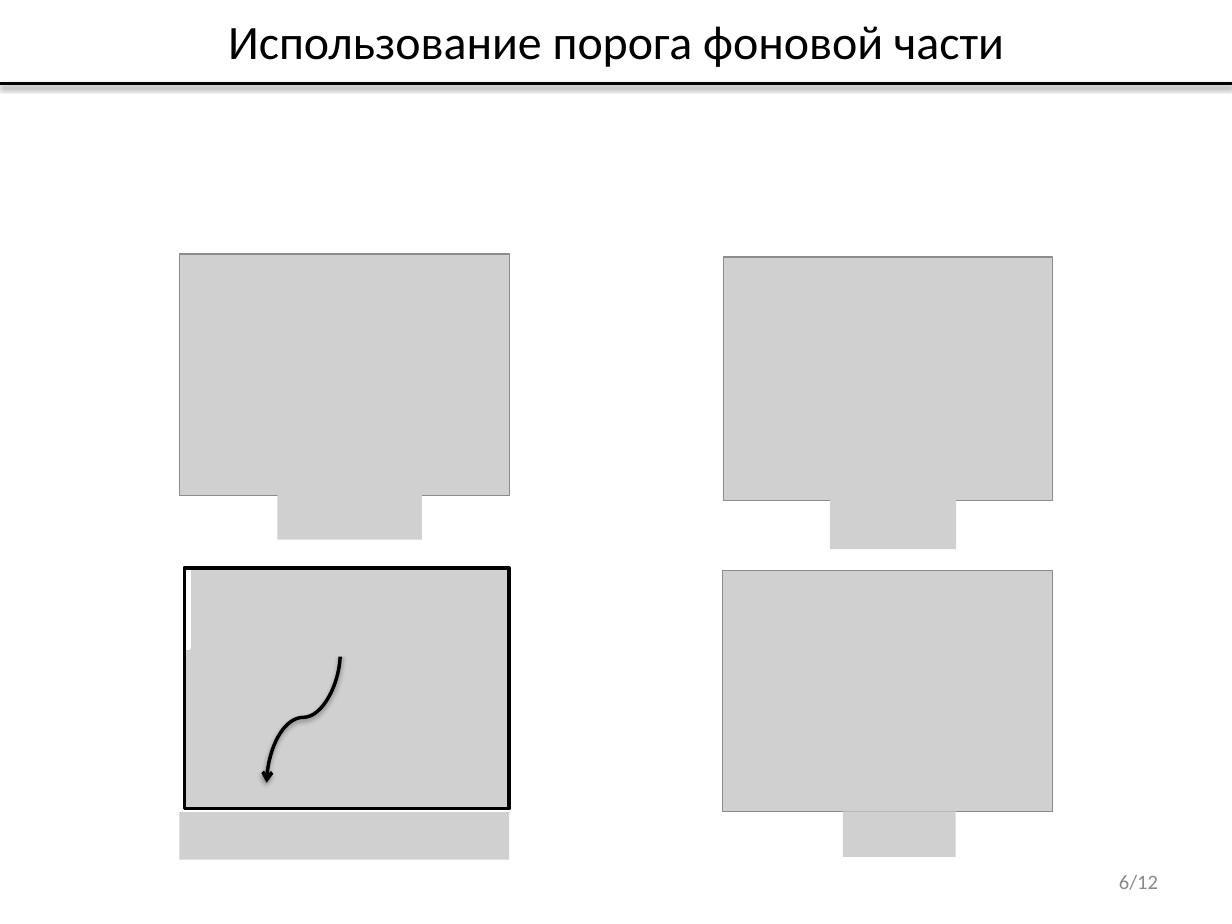
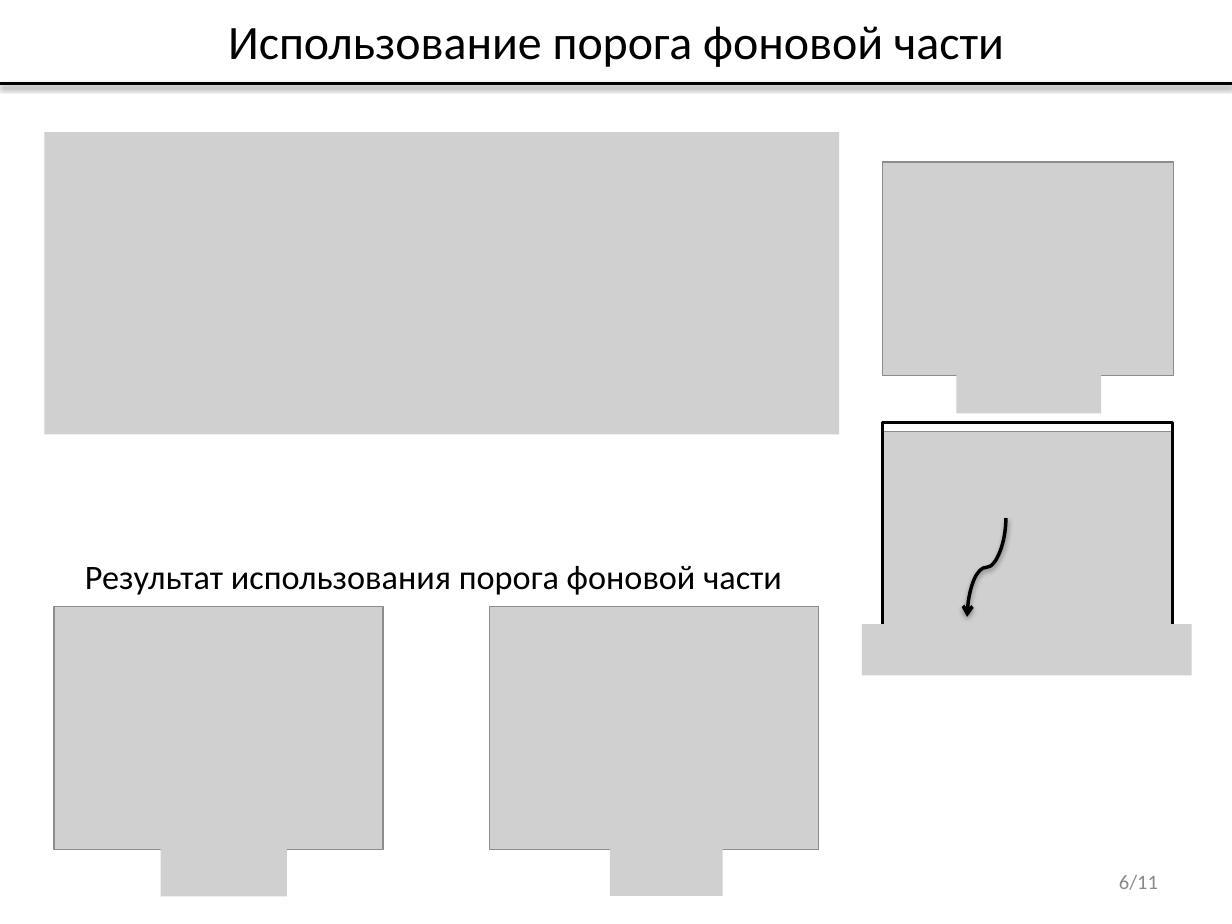
Before and after one commit to vladdimakov/cv2, a slide deck: slide 6 of ВКР/Презентация_Димаков_В.С._МП-40.pptx. Drawn at 1232x924 pixels with LibreOffice and Linux fonts; fonts in the diff are those of the drawing; grey boxes stand for pictures. Boxes give left, top, right and bottom in pixels: in the first picture for what was removed or moved away, otherwise in the second. Text is boxed around its words. In the diff, an @@ line names an element or a change of style, - is before the commit and + after.

```diff
--- a/ВКР/Презентация_Димаков_В.С._МП-40.pptx
+++ b/ВКР/Презентация_Димаков_В.С._МП-40.pptx
@@ group added at bbox=[44, 132, 839, 897]: 3 pictures, 1 text @@
+Результат использования порога фоновой части
@@ picture: place and size @@
-picture at bbox=[180, 254, 510, 495]
+picture at bbox=[882, 163, 1174, 376]
@@ picture added at bbox=[956, 366, 1100, 414] @@
@@ rectangle: place and size @@
-rectangle at bbox=[180, 568, 190, 648]
+rectangle at bbox=[833, 423, 843, 503]
@@ rectangle: place and size @@
-rectangle at bbox=[185, 568, 510, 809]
+rectangle at bbox=[883, 423, 1173, 631]
@@ group added at bbox=[862, 431, 1193, 676]: 3 pictures, 2 rectangles @@
@@ curved arrow moved from (340, 652) - (266, 782) to (1007, 517) - (967, 617) @@
@@ picture: place and size @@
-picture at bbox=[723, 257, 1052, 501]
+picture at bbox=[54, 606, 383, 850]
@@ group removed at bbox=[180, 492, 956, 860]: 6 pictures @@
@@ picture: place and size @@
-picture at bbox=[723, 570, 1053, 812]
+picture at bbox=[490, 606, 819, 850]
@@ page number at bbox=[1119, 875, 1158, 890]: text changed @@
-6/12
+6/11
```
Also in this commit, not shown: 6 other slides changed, 1 slide removed, 7 other files.
